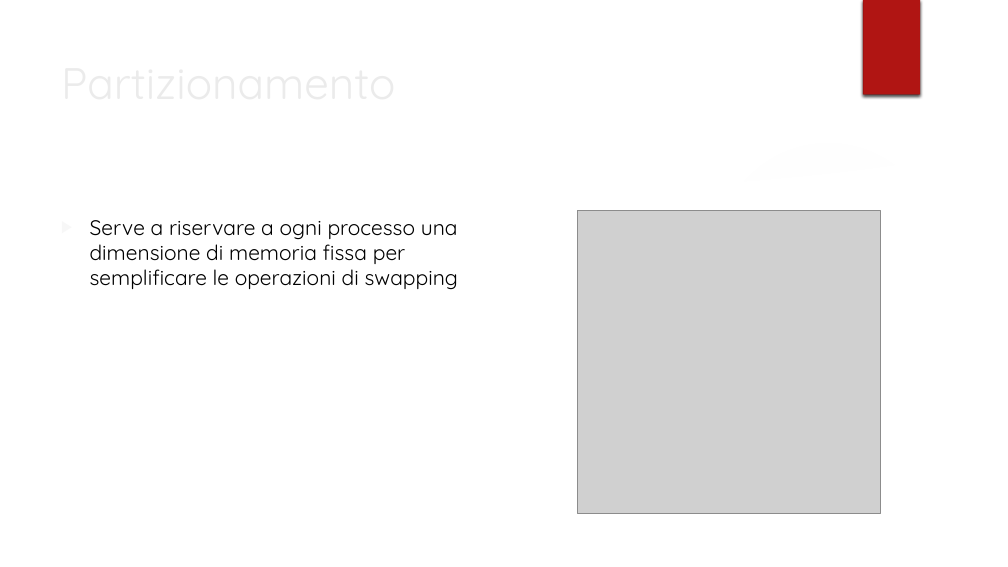
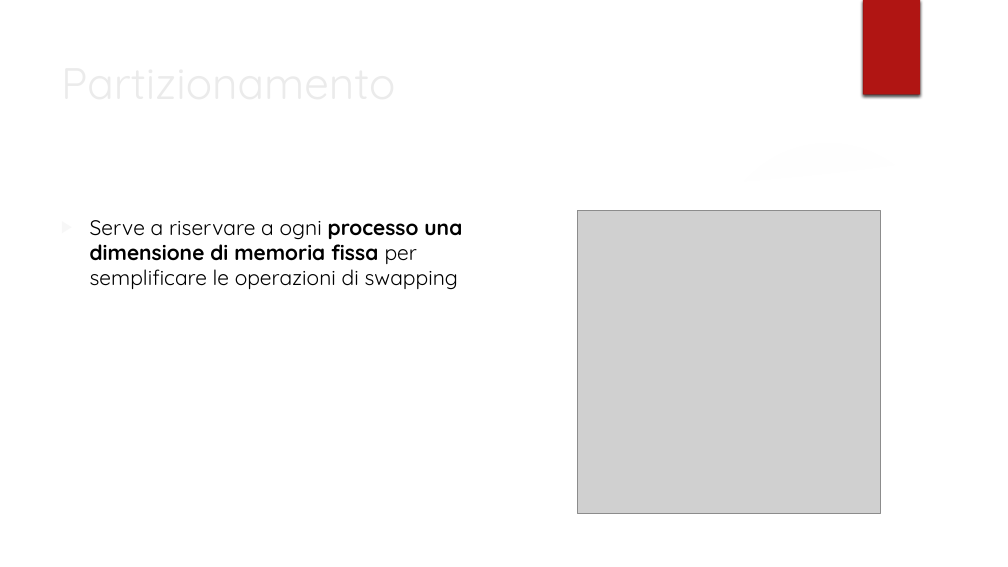
Before and after one commit to michelesantomauroitigeo/repositoryTPSIT2526, a slide deck: slide 13 of FIORENZO FEDERICO/02_FedericoFiorenzo.pptx. Drawn at 1008x567 pixels with LibreOffice and Linux fonts; fonts in the diff are those of the drawing; grey boxes stand for pictures; background and template pictures are left out. Boxes give left, top, right and bottom in pixels: in the first picture for what was removed or moved away, otherwise in the second. Text is boxed around its words. In the diff, an @@ line names an element or a change of style, - is before the commit and + after.

```diff
--- a/FIORENZO FEDERICO/02_FedericoFiorenzo.pptx
+++ b/FIORENZO FEDERICO/02_FedericoFiorenzo.pptx
@@ text "Serve a riservare a ogni ..." at [90,220,462,289]: bold on in "processo una dimensione di memoria fissa" @@
```
Also in this commit, not shown: 2 slides added.
